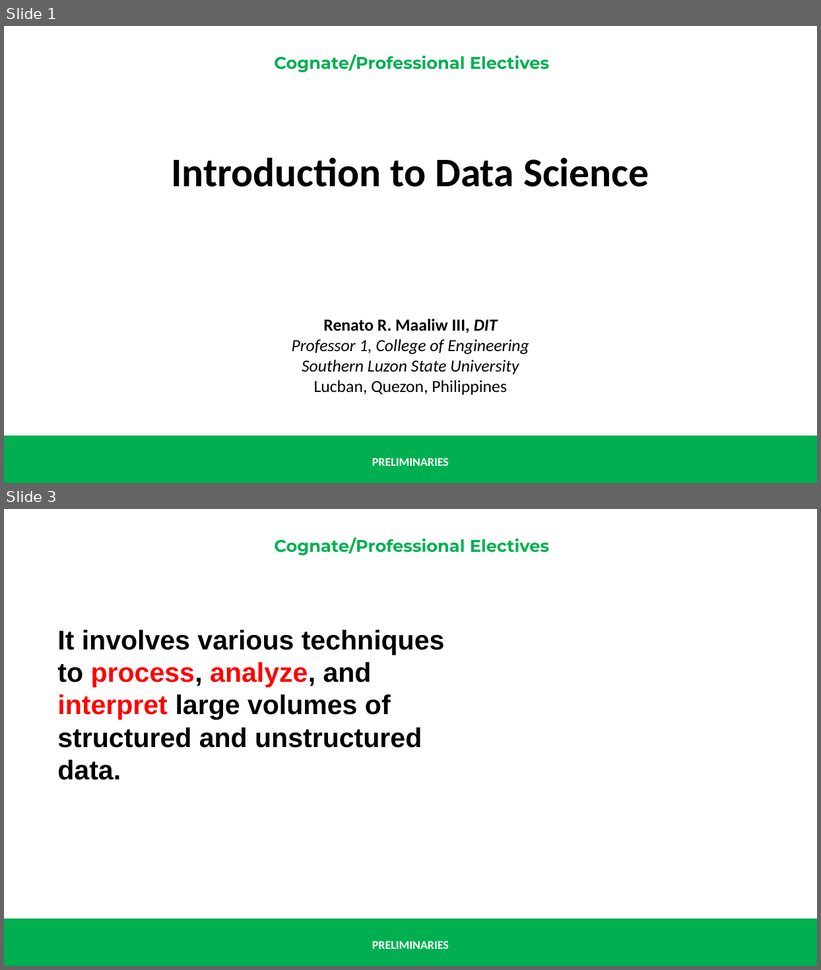
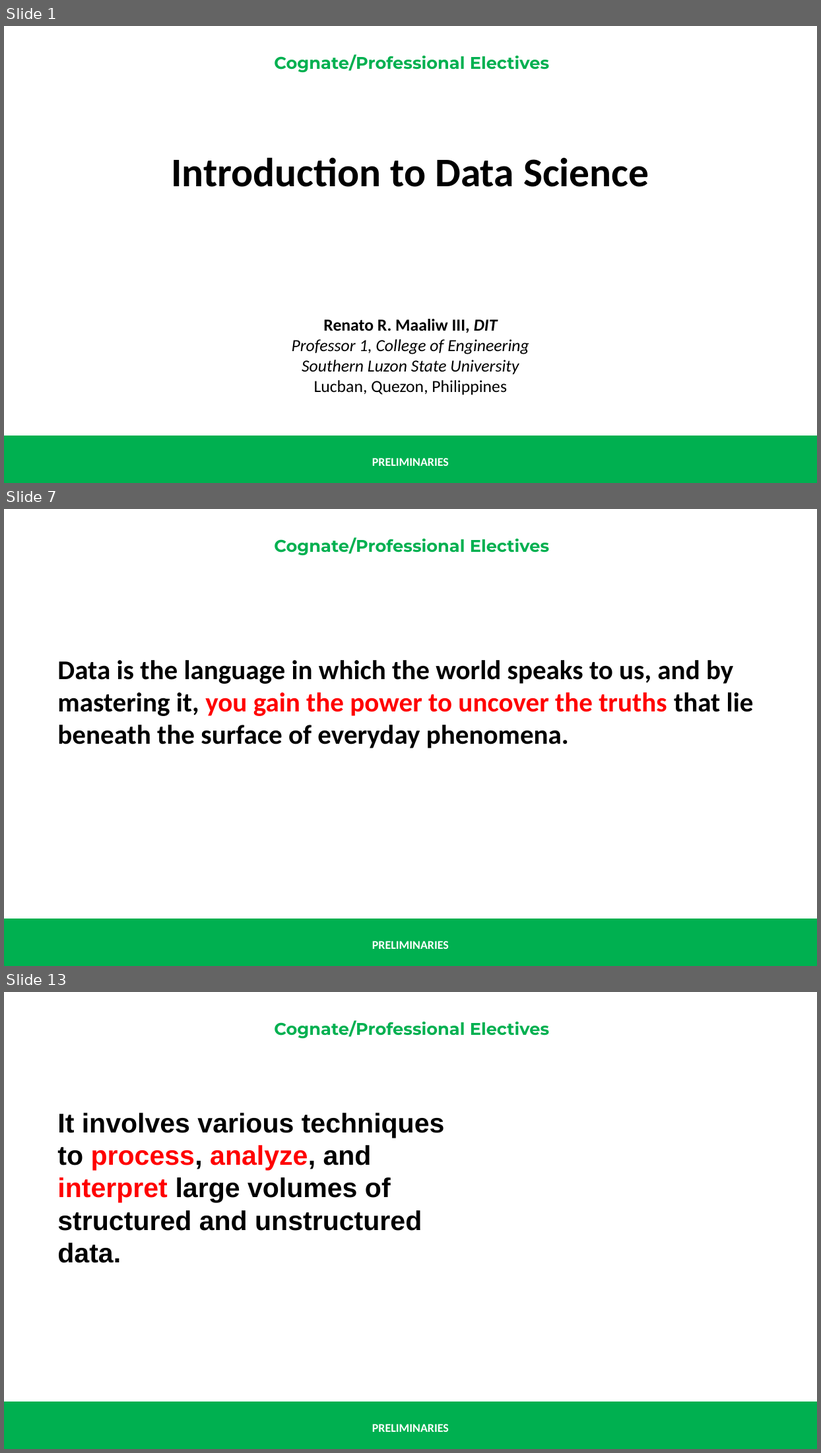
Before and after one commit to renatomaaliw3/public_files, a slide deck: CPE Electives (1 - 3)/01. Lectures Notebook/00. Presentations & Text Books/01. Electives 1 to 3/00. Preliminaries.pptx. Shown one above the other, each under a label of ours: slides 1 and 3 before the commit, slides 1, 7 and 13 after it; the slides between them are not shown. The pictures are 821x970 and 821x1453 pixels, drawn with LibreOffice and Linux fonts; fonts in the diff are those of the drawing. Boxes give left, top, right and bottom in pixels: in the first picture for what was removed or moved away, otherwise in the second. Text is boxed around its words. In the diff, an @@ line names an element or a change of style, - is before the commit and + after.

```diff
--- a/CPE Electives (1 - 3)/01. Lectures Notebook/00. Presentations & Text Books/01. Electives 1 to 3/00. Preliminaries.pptx
+++ b/CPE Electives (1 - 3)/01. Lectures Notebook/00. Presentations & Text Books/01. Electives 1 to 3/00. Preliminaries.pptx
@@ slide 7 added at <box>4,509,817,966</box>, background #FFFFFF; not listed: 3 template elements that a slide beside it also shows @@
@@ text added at <box>57,660,754,749</box>, 32 pt, text #000000, bold @@
+Data is the language in which the world speaks to us, and by mastering it, you gain the power to uncover the truths that lie beneath the surface of everyday phenomena.
@@ what was slide 3 is now slide 13 @@
```
Also in this commit, not shown: 3 slides changed, 9 other slides added, 1 other file.
